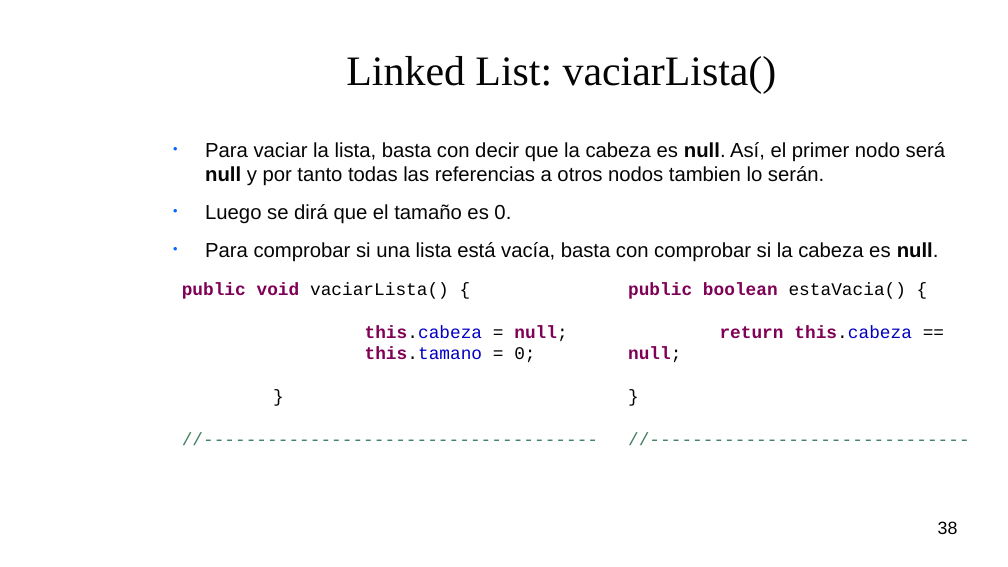
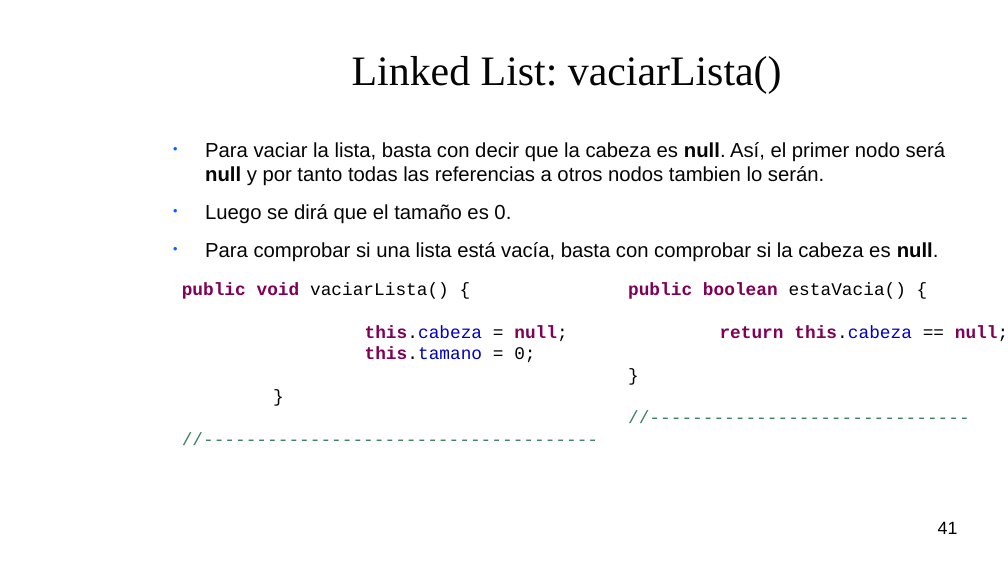
Before and after one commit to M-T3K/UPM, a slide deck: slide 41 of Clases de Apoyo/Objetos - 24Abril2018/Objetos.odp (slide 38 before the commit). Drawn at 1008x567 pixels with LibreOffice and Linux fonts; fonts in the diff are those of the drawing; background and template pictures are left out. Boxes give left, top, right and bottom in pixels: in the first picture for what was removed or moved away, otherwise in the second. Text is boxed around its words. In the diff, an @@ line names an element or a change of style, - is before the commit and + after.

```diff
--- a/Clases de Apoyo/Objetos - 24Abril2018/Objetos.odp
+++ b/Clases de Apoyo/Objetos - 24Abril2018/Objetos.odp
@@ title "Linked List: vaciarLista()": place and size @@
-title "Linked List: vaciarLista()" at box(346, 56, 777, 93)
+title "Linked List: vaciarLista()" at box(352, 56, 782, 93)
@@ text "Para vaciar la lista, basta ..." at box(205, 142, 945, 262): indent changed @@
@@ text "public boolean estaVacia() {" rewrapped from box(628, 283, 912, 362) to box(628, 283, 1008, 341) @@
@@ page number at box(938, 521, 958, 534): text changed @@
-38
+41
```
Also in this commit, not shown: 42 other slides changed, 3 slides added, 2 other files.
